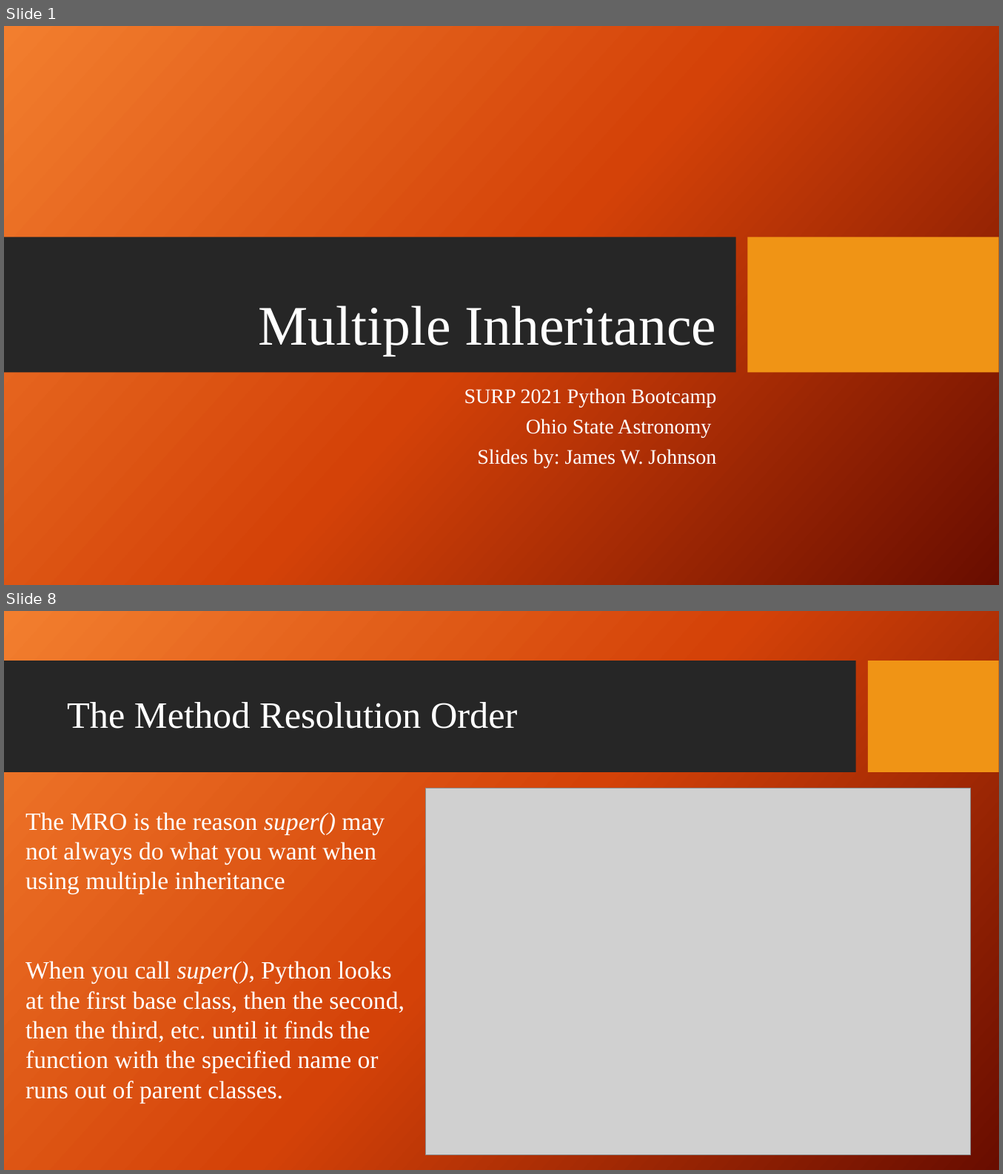
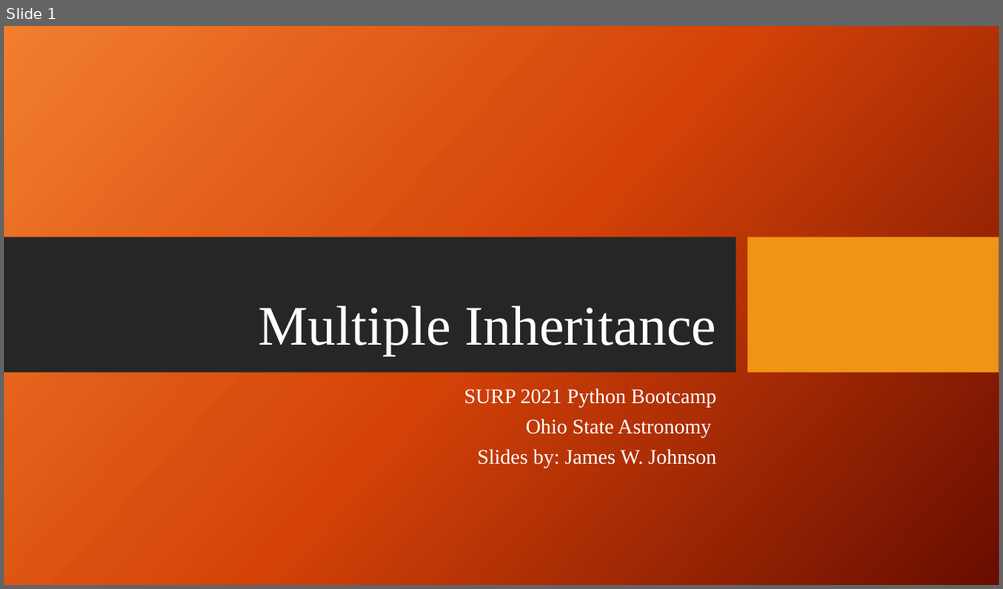
Before and after one commit to giganano/PythonBootcamp, a slide deck: slides/multiple_inheritance.pptx. Shown one above the other, each under a label of ours: slides 1 and 8 before the commit, slide 1 after it; the slides between them are not shown. The pictures are 1003x1174 and 1003x589 pixels, drawn with LibreOffice and Linux fonts; fonts in the diff are those of the drawing; grey boxes stand for pictures; background and template pictures are left out. Boxes give left, top, right and bottom in pixels: in the first picture for what was removed or moved away, otherwise in the second. Text is boxed around its words. In the diff, an @@ line names an element or a change of style, - is before the commit and + after.

Commit message:
slides: multiple inheritance slides updated

```diff
--- a/slides/multiple_inheritance.pptx
+++ b/slides/multiple_inheritance.pptx
@@ slide 8 removed at box(4, 611, 999, 1170), background picture (left out) @@
@@ rectangle removed at box(4, 661, 855, 773) @@
@@ rectangle removed at box(868, 661, 999, 773) @@
@@ title removed at box(67, 702, 517, 729) @@
-The Method Resolution Order
@@ picture removed at box(426, 788, 970, 1155) @@
@@ text removed at box(25, 812, 404, 1103) @@
-The MRO is the reason super() may not always do what you want when using multiple inheritance
-When you call super(), Python looks at the first base class, then the second, then the third, etc. until it finds the function with the specified name or runs out of parent classes.
```
Also in this commit, not shown: 5 slides changed, 7 slides added, 3 other slides removed.
